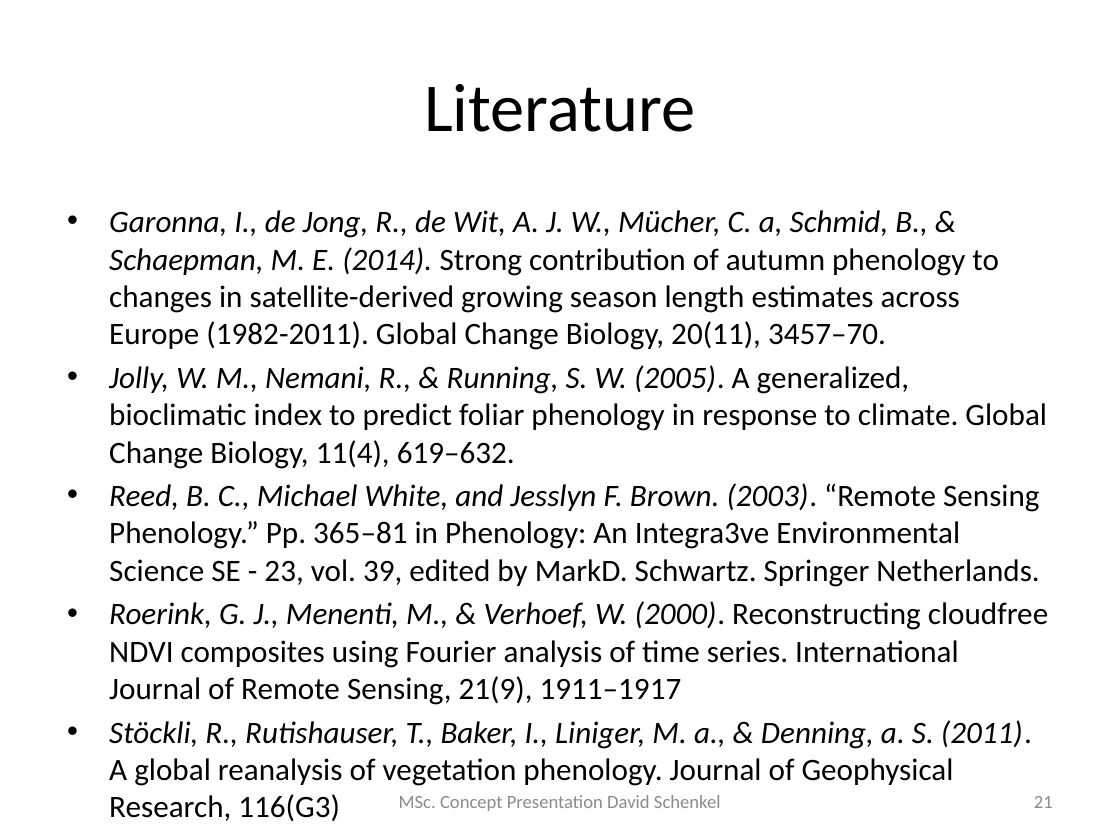
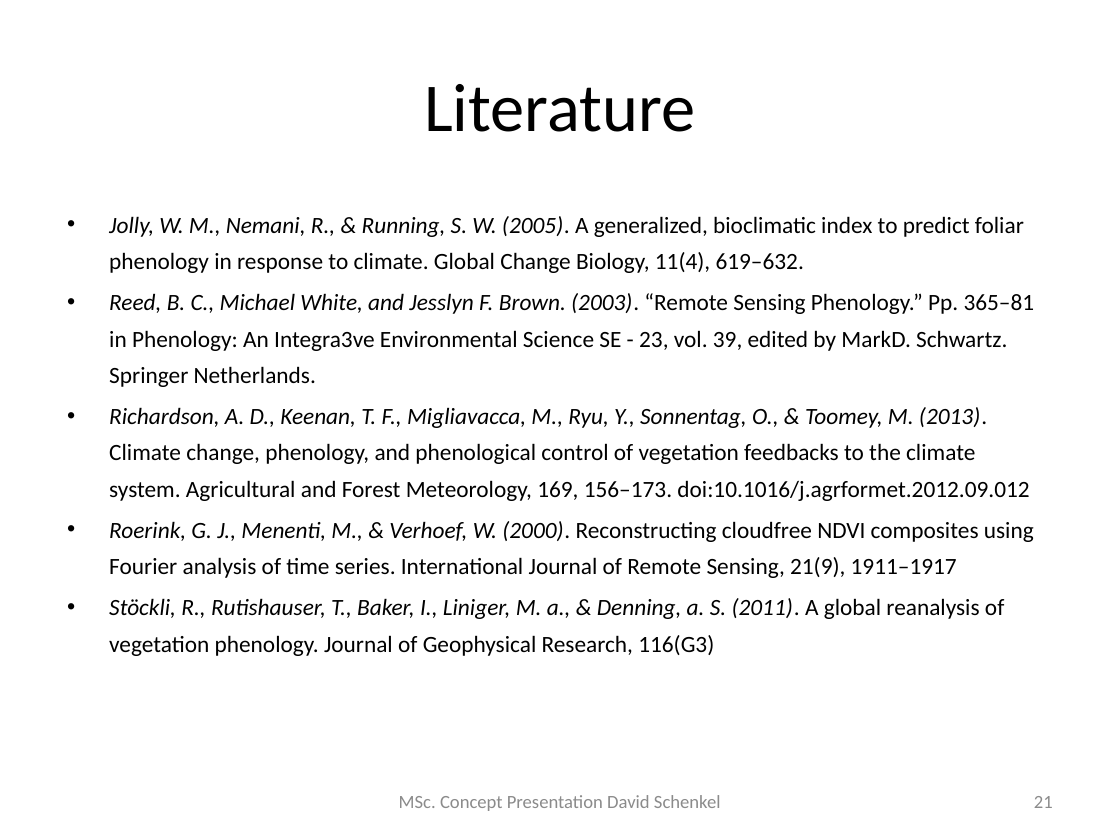
Before and after one commit to dschenkel/geo511, a slide deck: slide 21 of concept_presentation.pptx. Drawn at 1120x840 pixels with LibreOffice and Linux fonts; fonts in the diff are those of the drawing. Boxes give left, top, right and bottom in pixels: in the first picture for what was removed or moved away, otherwise in the second. Text is boxed around its words. In the diff, an @@ line names an element or a change of style, - is before the commit and + after.

Commit message:
presentation
pdf ppt

```diff
--- a/concept_presentation.pptx
+++ b/concept_presentation.pptx
@@ text at bbox=[109, 210, 999, 350]: paragraph removed @@
-• Garonna, I., de Jong, R., de Wit, A. J. W., Mücher, C. a, Schmid, B., & Schaepman, M. E. (2014). Strong contribution of autumn phenology to changes in satellite-derived growing season length estimates across Europe (1982-2011). Global Change Biology, 20(11), 3457–70.
@@ text at bbox=[109, 216, 1035, 656]: size 20 to 15 pt in "Jolly, W. M., Nemani, R., & Running, ...", "Reed, B. C., Michael White, and Jesslyn ...", "Roerink, G. J., Menenti, M., & Verhoef, ...", "Stöckli, R., Rutishauser, T., Baker, I., Liniger, ..."; line spacing 1 to 1.3; less space between paragraphs @@
@@ text at bbox=[109, 407, 1029, 501]: paragraph added @@
+• Richardson, A. D., Keenan, T. F., Migliavacca, M., Ryu, Y., Sonnentag, O., & Toomey, M. (2013). Climate change, phenology, and phenological control of vegetation feedbacks to the climate system. Agricultural and Forest Meteorology, 169, 156–173. doi:10.1016/j.agrformet.2012.09.012
```
Also in this commit, not shown: 19 other slides changed, 2 other files.
